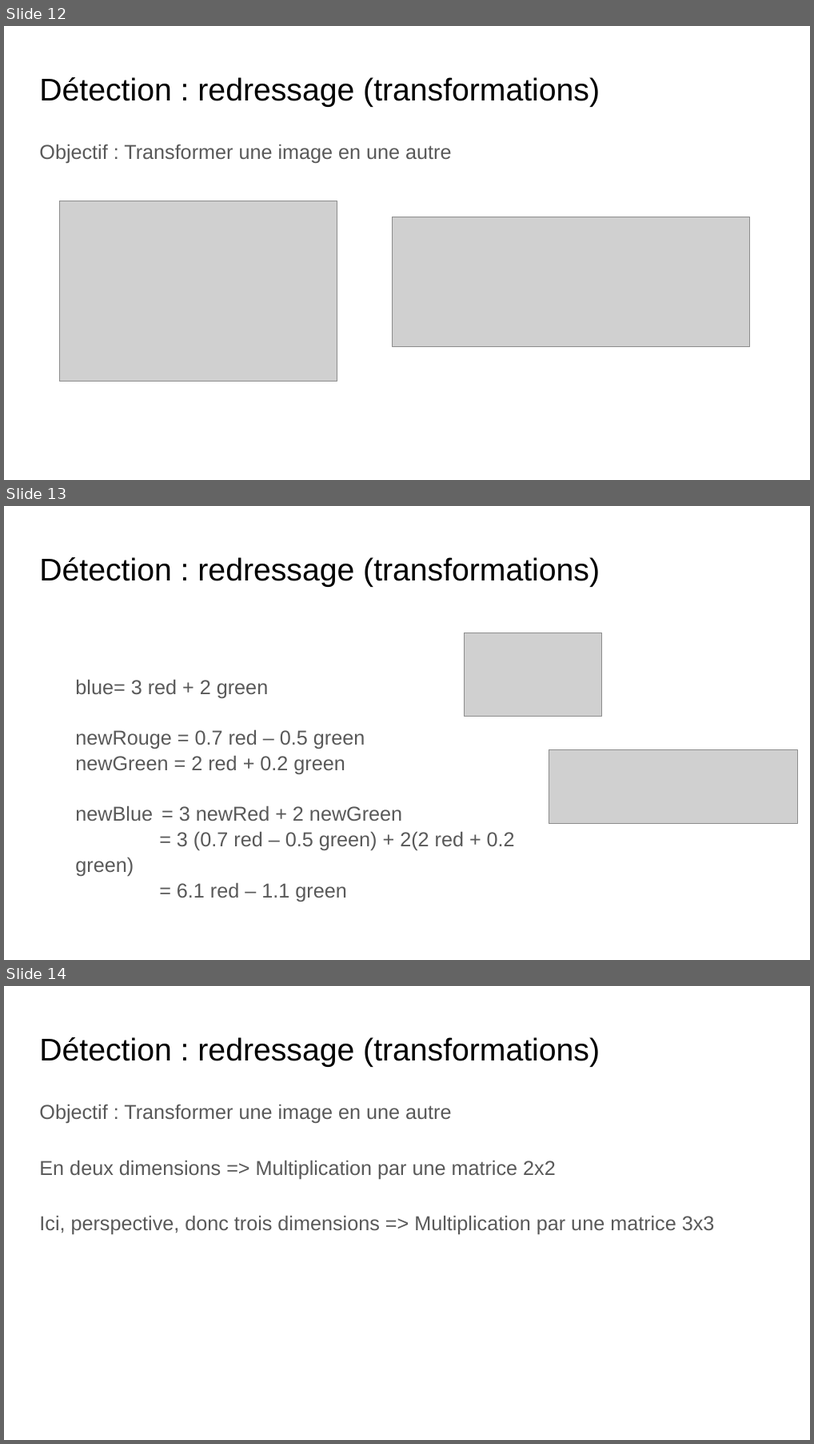
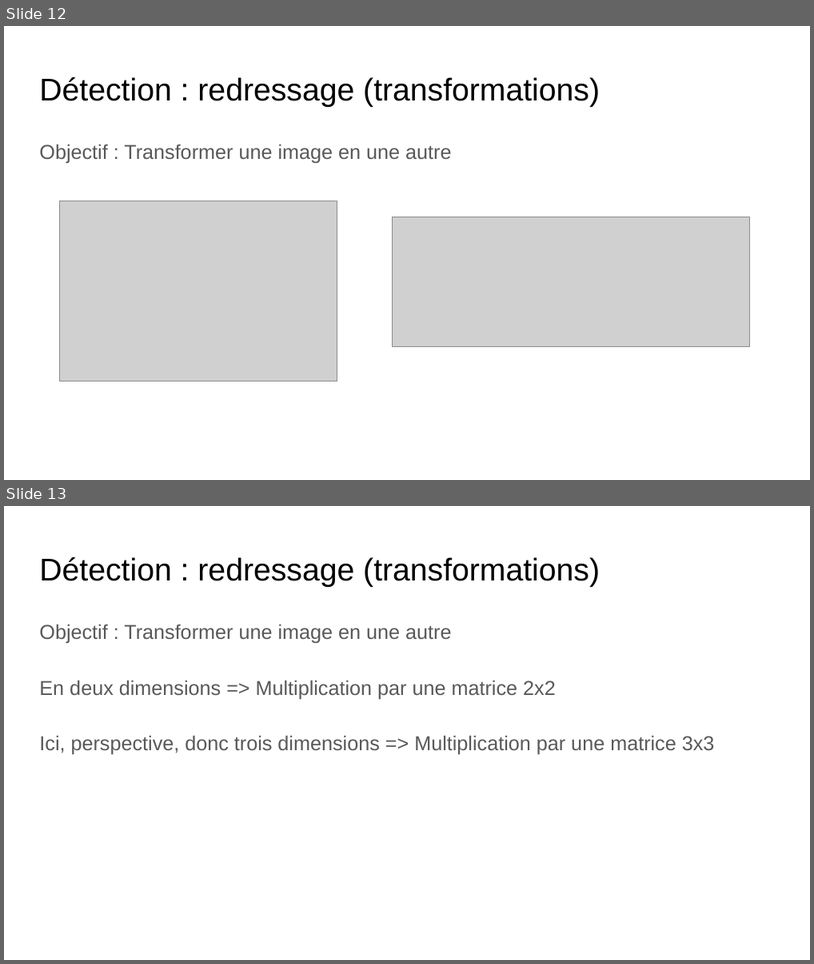
Before and after one commit to benoitmasson/qrcode-demo, a slide deck: slides/QR Codes.odp. Shown one above the other, each under a label of ours: slides 12, 13 and 14 before the commit, slides 12 and 13 after it. The pictures are 814x1444 and 814x964 pixels, drawn with LibreOffice and Linux fonts; fonts in the diff are those of the drawing; grey boxes stand for pictures. Boxes give left, top, right and bottom in pixels: in the first picture for what was removed or moved away, otherwise in the second. Text is boxed around its words. In the diff, an @@ line names an element or a change of style, - is before the commit and + after.

```diff
--- a/slides/QR Codes.odp
+++ b/slides/QR Codes.odp
@@ slide 13 removed at [4,506,810,960], background #FFFFFF @@
@@ title removed at [39,557,600,587] @@
-Détection : redressage (transformations)
@@ picture removed at [465,632,602,716] @@
@@ text removed at [75,679,515,901] @@
-blue= 3 red + 2 green
-newRouge = 0.7 red – 0.5 green
-newGreen = 2 red + 0.2 green
-newBlue = 3 newRed + 2 newGreen
-= 3 (0.7 red – 0.5 green) + 2(2 red + 0.2 green)
-= 6.1 red – 1.1 green
@@ picture removed at [549,749,798,823] @@
@@ what was slide 14 is now slide 13 @@
```
Also in this commit, not shown: 3 slides changed, 4 slides added, 6 other slides removed.
